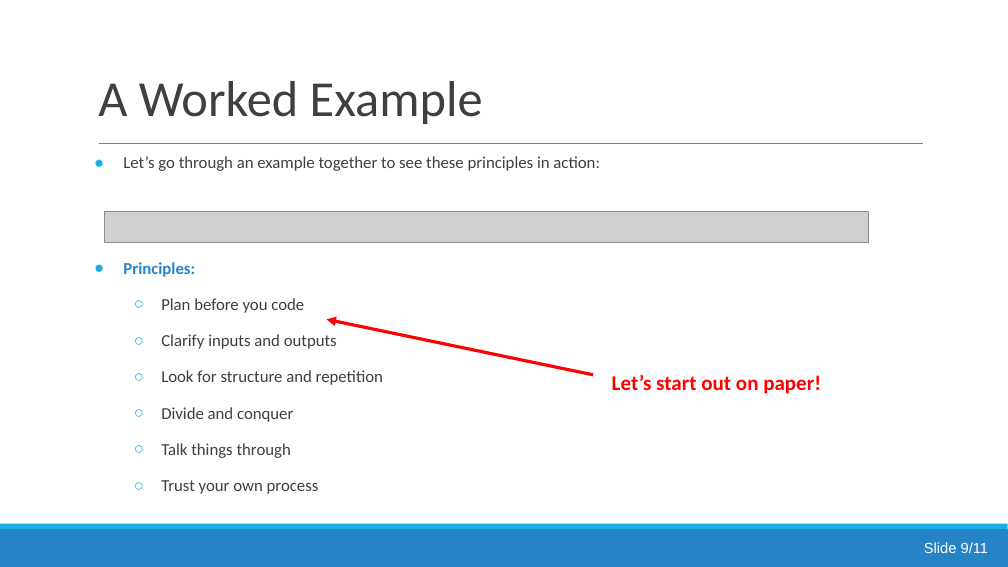
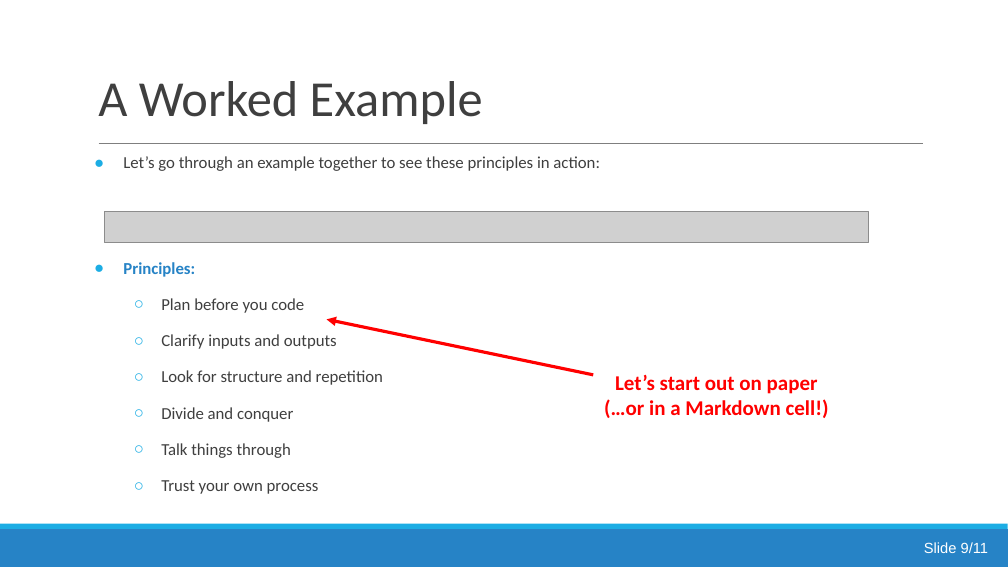
Before and after one commit to jsmartinstats/SCIF10002-2026, a slide deck: slide 90 of 05/Lecture5_consolidation.pptx (slide 94 before the commit). Drawn at 1008x567 pixels with LibreOffice and Linux fonts; fonts in the diff are those of the drawing; grey boxes stand for pictures. Boxes give left, top, right and bottom in pixels: in the first picture for what was removed or moved away, otherwise in the second. Text is boxed around its words. In the diff, an @@ line names an element or a change of style, - is before the commit and + after.

Commit message:
update wk 5 slides

```diff
--- a/05/Lecture5_consolidation.pptx
+++ b/05/Lecture5_consolidation.pptx
@@ text at (x1=604, y1=375, x2=829, y2=418): text changed @@
-Let’s start out on paper!
+Let’s start out on paper
+(…or in a Markdown cell!)
```
Also in this commit, not shown: 4 slides removed.
